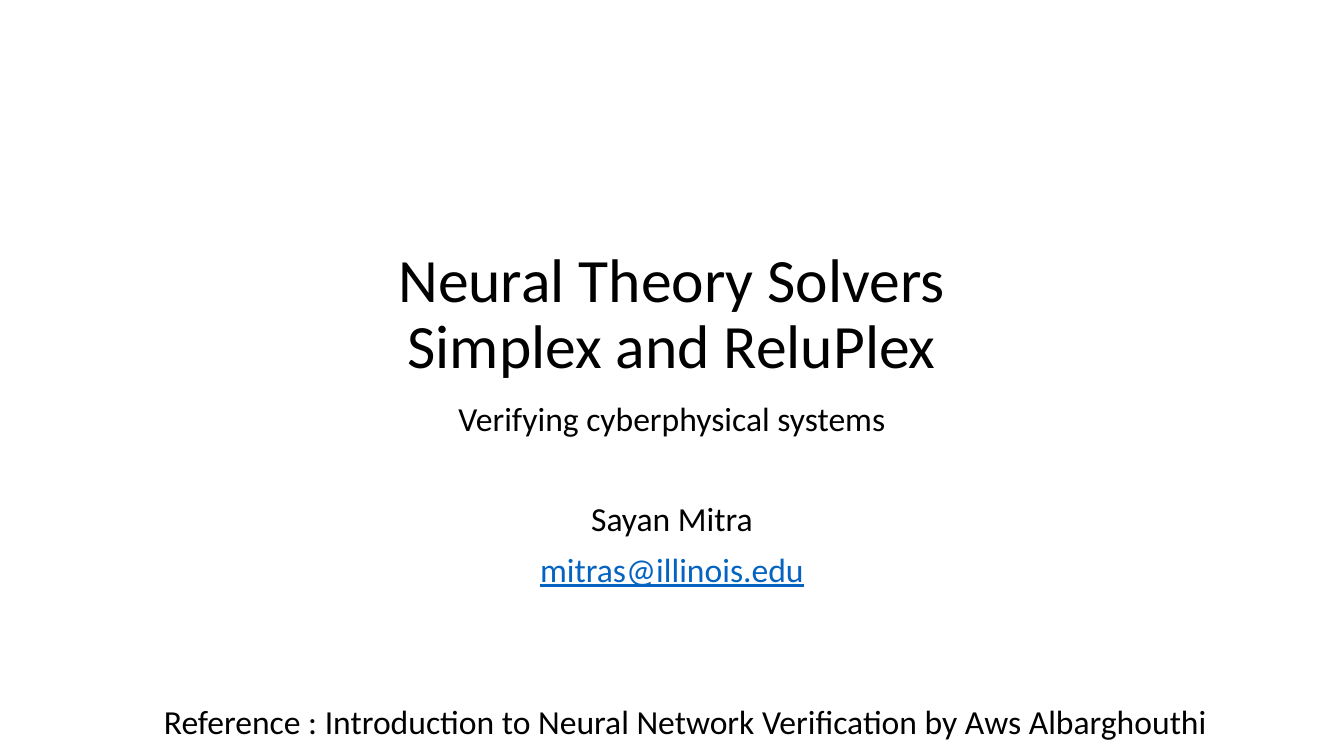
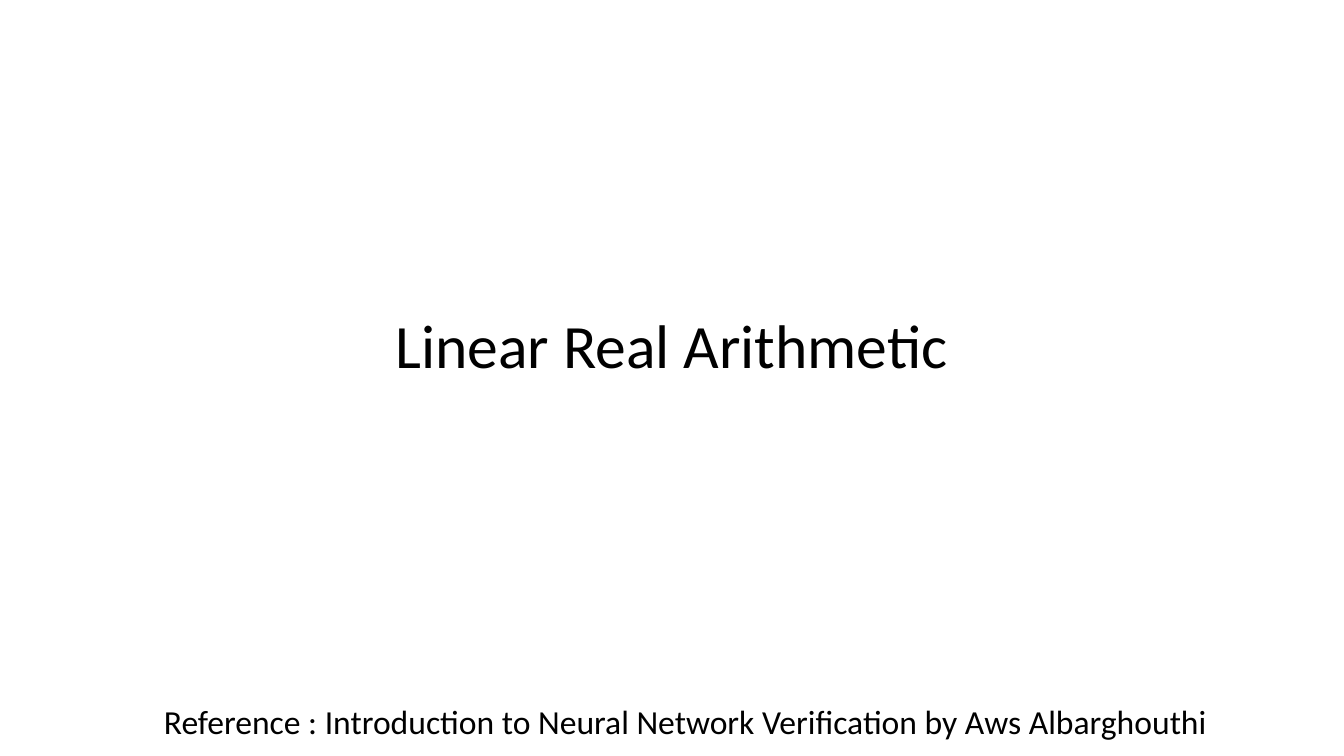
Before and after one commit to sayanmitracode/cpsbooksite, a slide deck: slide 9 of Slides/simplex21.pptx. Drawn at 1344x756 pixels with LibreOffice and Linux fonts; fonts in the diff are those of the drawing. Boxes give left, top, right and bottom in pixels: in the first picture for what was removed or moved away, otherwise in the second. Text is boxed around its words. In the diff, an @@ line names an element or a change of style, - is before the commit and + after.

Commit message:
slides sat

```diff
--- a/Slides/simplex21.pptx
+++ b/Slides/simplex21.pptx
@@ title at box(395, 325, 948, 369): text changed @@
-Neural Theory Solvers
-Simplex and ReluPlex
+Linear Real Arithmetic
@@ subtitle removed at box(458, 407, 885, 587) @@
-Verifying cyberphysical systems
-Sayan Mitra
-mitras@illinois.edu
```
Also in this commit, not shown: 2 slides added, 1 slide removed, 5 other files.
